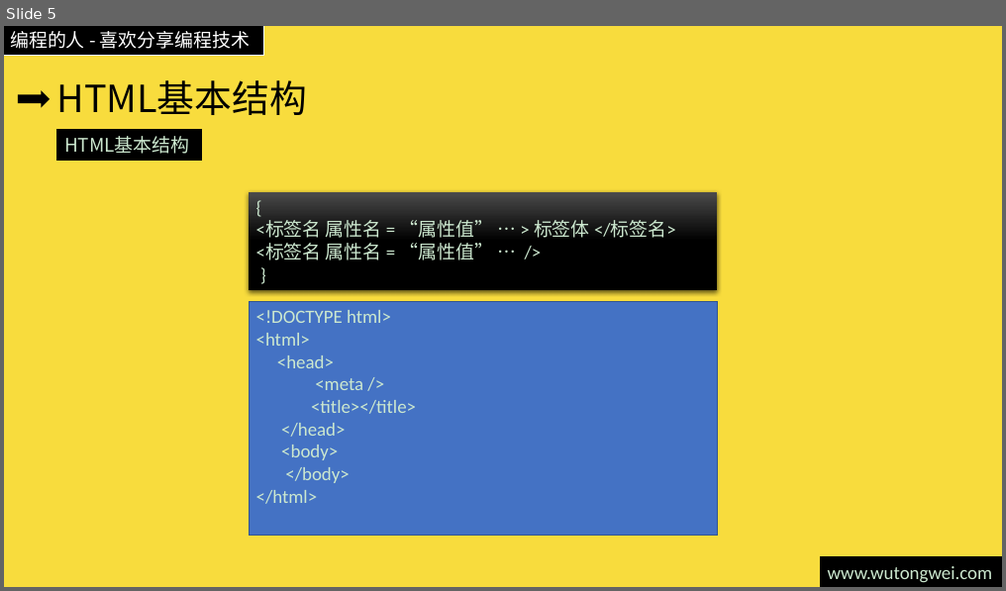
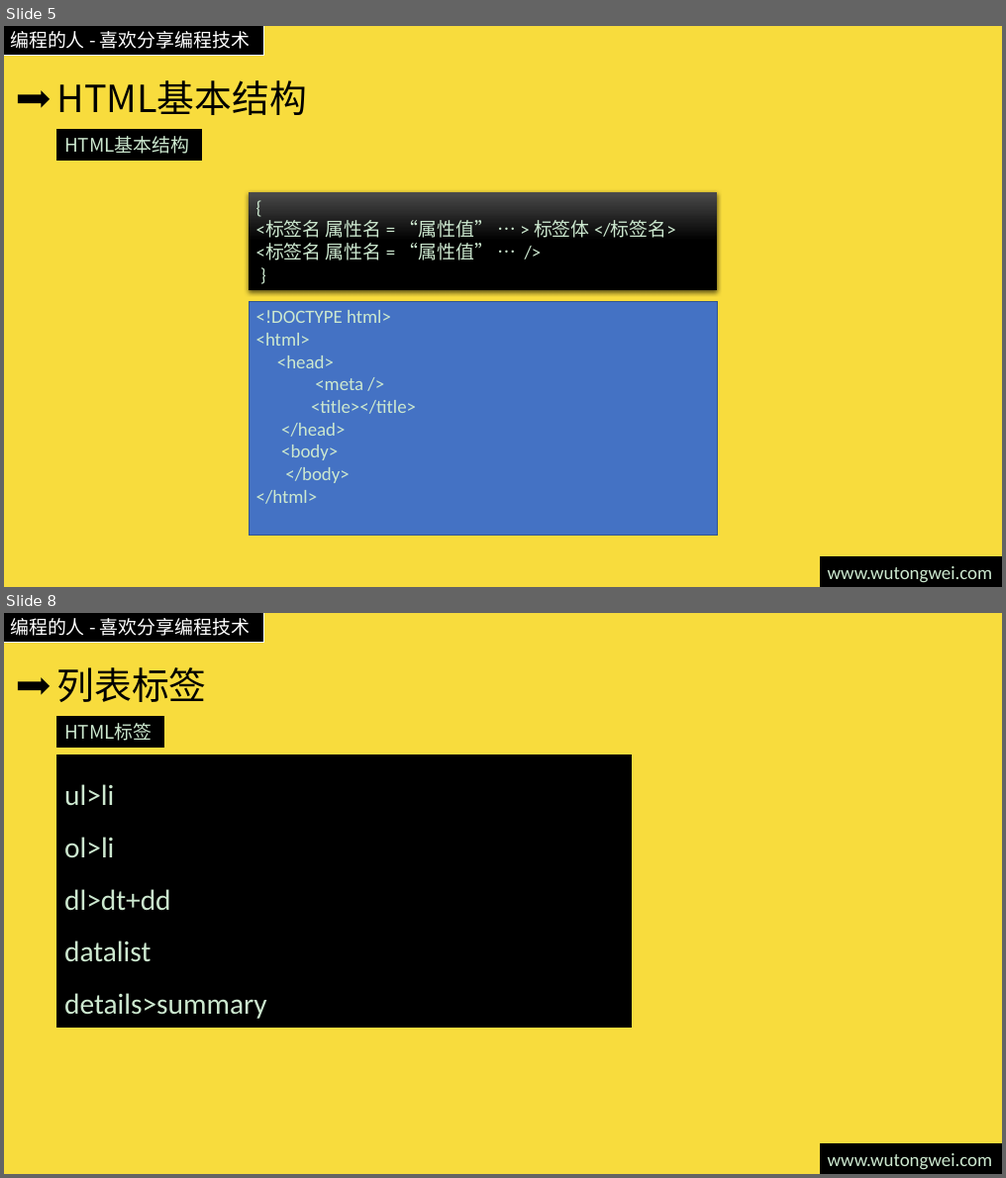
Before and after one commit to willculture/training, a slide deck: ppt/front-end/HTML5.pptx. Shown one above the other, each under a label of ours: slide 5 before the commit, slides 5 and 8 after it; the slides between them are not shown. The pictures are 1006x591 and 1006x1178 pixels, drawn with LibreOffice and Linux fonts; fonts in the diff are those of the drawing. Boxes give left, top, right and bottom in pixels: in the first picture for what was removed or moved away, otherwise in the second. Text is boxed around its words. In the diff, an @@ line names an element or a change of style, - is before the commit and + after.

Commit message:
更新html5需要学习标签

```diff
--- a/ppt/front-end/HTML5.pptx
+++ b/ppt/front-end/HTML5.pptx
@@ slide 8 added at bbox=[4, 613, 1002, 1174], background #F8DC3D; not listed: 3 template elements that a slide beside it also shows @@
@@ title added at bbox=[56, 667, 206, 702], 36 pt, text #000000 @@
+列表标签
@@ rectangle added at bbox=[57, 716, 163, 747], fill #000000, outline #000000 1 pt, 18 pt, text #CCE8CF @@
+HTML标签
@@ rectangle added at bbox=[57, 756, 632, 1028], fill #000000, outline #000000 1 pt, 28 pt, text #CCE8CF @@
+ul>li
+ol>li
+dl>dt+dd
+datalist
+details>summary
```
Also in this commit, not shown: 1 slide changed, 9 other slides added.
